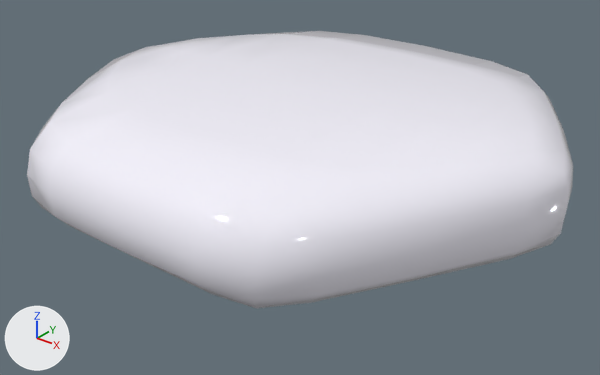
Two versions of the FBX model Content/Imports/Meshes/Gem.fbx, one commit apart.
The view is the same before and after, from a 50 mm camera at (1.745, -2.222, 1.372) aimed at (0.03, -0.078, 0.043). The axes (+X, +Y, +Z) are drawn at lower left. The lights are the same throughout.

Before the edit, the objects in view are built like this:
```python
me_cube_001 = bpy.data.meshes.new('Cube.001')
me_cube_001.from_pydata(...)  # 162 vertices, 160 faces; spans x -0.99..0.99, y -0.91..0.91, z 0.03..0.41
me_cube_001.materials.append(mat_gemcore)  # picture img_gemlayout_png
ob_cube = bpy.data.objects.new('Cube', me_cube_001)
ob_cube.location = (0.0, 0.0, 0.0)
```
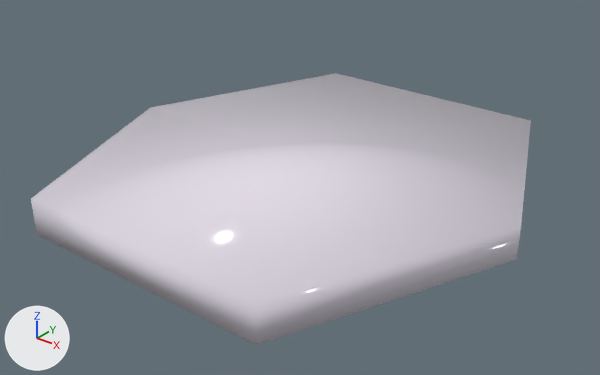
Diff of the bpy script that builds the scene:
```diff
--- a/Content/Imports/Meshes/Gem.fbx.py
+++ b/Content/Imports/Meshes/Gem.fbx.py
@@ me_cube_001 @@
 # used by ob_cube; location = (0.0, 0.0, 0.0)
-me_cube_001.from_pydata(...)  # 162 vertices, 160 faces; spans x -0.99..0.99, y -0.91..0.91, z 0.03..0.41
+me_cube_001.from_pydata(...)  # 12 vertices, 10 faces; spans x -0.85..0.85, y -0.85..0.85, z 1.19..1.32
+# me_cube_001 part 1: the whole mesh is rebuilt
 me_cube_001.materials.append(mat_gemcore)
@@ ob_cube @@
 ob_cube = bpy.data.objects.new('Cube', me_cube_001)
-ob_cube.location = (0.0, 0.0, 0.0)
+ob_cube.location = (0.0, 0.0, -1.188)
```

Pixel boxes (x1, y1, x2, y2) of what changed, in the pictures (600 x 375 px):
'Cube', reshaped, moved (8% narrower): before (27, 31, 573, 308); after (31, 73, 531, 345)
